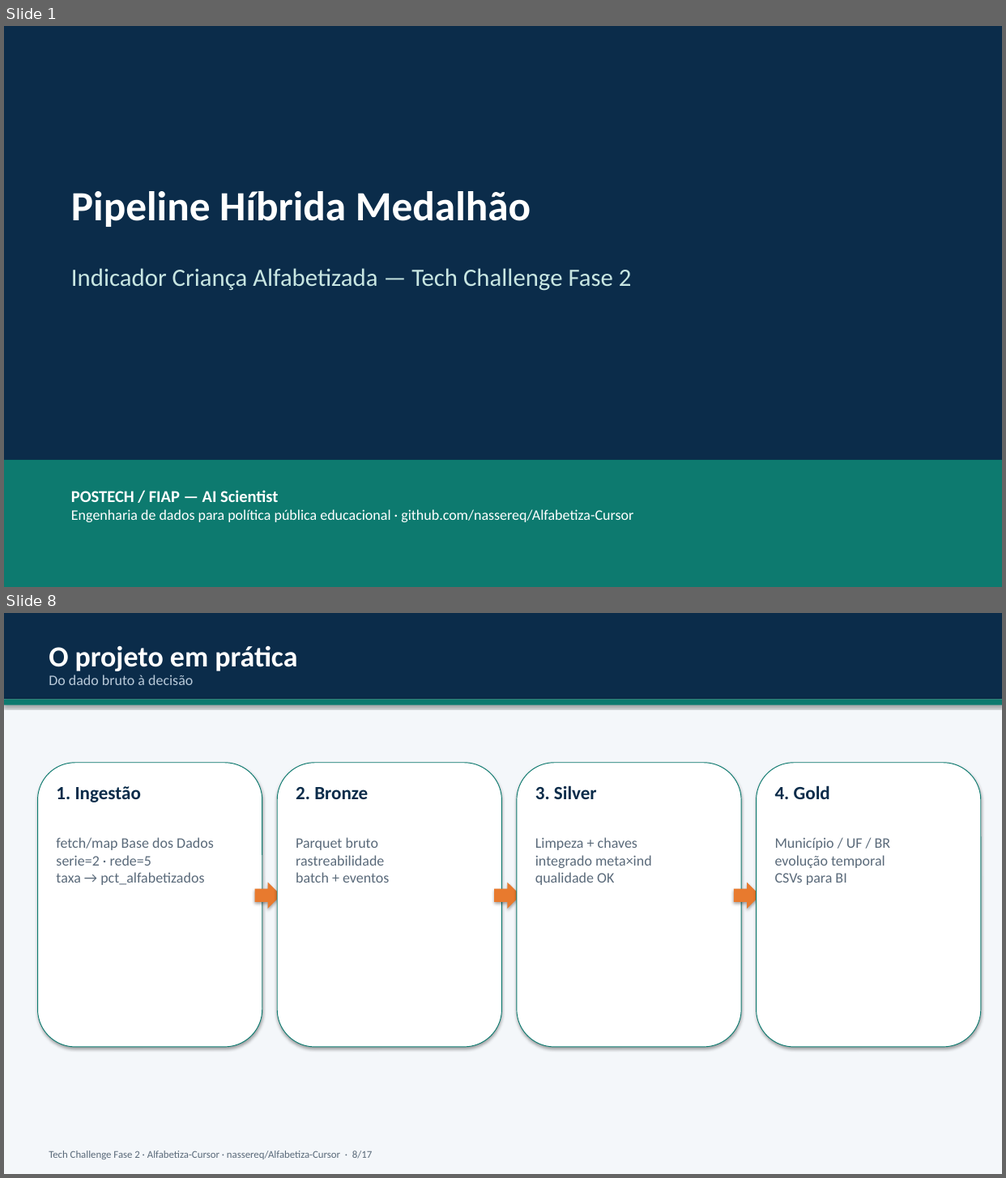
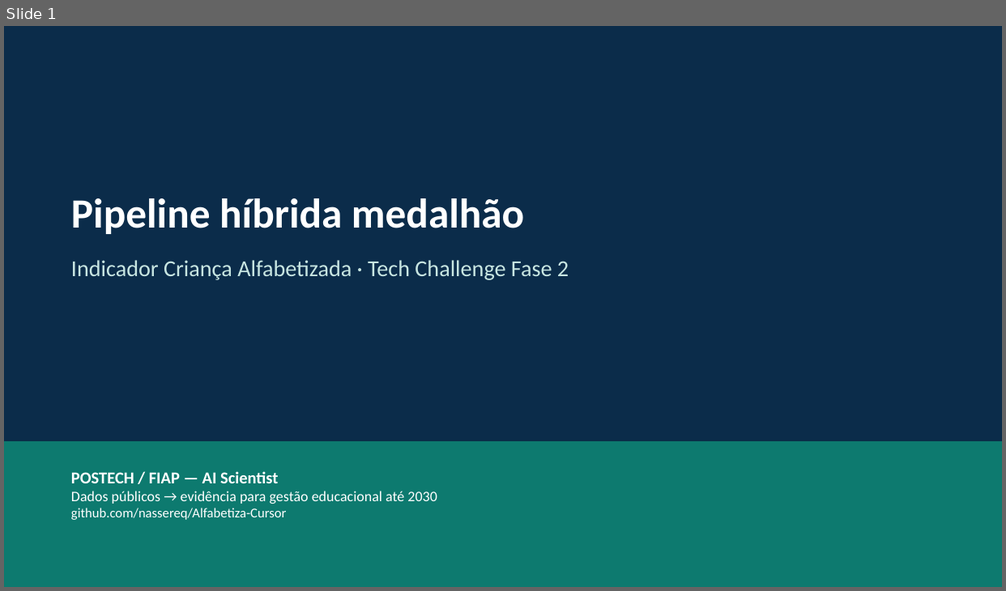
Before and after one commit to nassereq/Alfabetiza-Cursor, a slide deck: docs/Apresentacao_Tech_Challenge_Fase2_Alfabetiza.pptx. Shown one above the other, each under a label of ours: slides 1 and 8 before the commit, slide 1 after it; the slides between them are not shown. The pictures are 1006x1178 and 1006x591 pixels, drawn with LibreOffice and Linux fonts; fonts in the diff are those of the drawing. Boxes give left, top, right and bottom in pixels: in the first picture for what was removed or moved away, otherwise in the second. Text is boxed around its words. In the diff, an @@ line names an element or a change of style, - is before the commit and + after.

```diff
--- a/docs/Apresentacao_Tech_Challenge_Fase2_Alfabetiza.pptx
+++ b/docs/Apresentacao_Tech_Challenge_Fase2_Alfabetiza.pptx
@@ slide 8 removed at (x1=4, y1=613, x2=1002, y2=1174), background #FFFFFF @@
@@ rectangle removed at (x1=4, y1=613, x2=1002, y2=1174) @@
@@ rectangle removed at (x1=4, y1=613, x2=1002, y2=699) @@
@@ text removed at (x1=49, y1=645, x2=297, y2=671) @@
-O projeto em prática
@@ text removed at (x1=49, y1=675, x2=193, y2=685) @@
-Do dado bruto à decisão
@@ rectangle removed at (x1=4, y1=699, x2=1002, y2=705) @@
@@ rounded rectangle removed at (x1=38, y1=763, x2=262, y2=1047) @@
@@ rounded rectangle removed at (x1=277, y1=763, x2=502, y2=1047) @@
@@ rounded rectangle removed at (x1=517, y1=763, x2=741, y2=1047) @@
@@ rounded rectangle removed at (x1=756, y1=763, x2=981, y2=1047) @@
@@ text removed at (x1=56, y1=786, x2=141, y2=803) @@
-1. Ingestão
@@ text removed at (x1=296, y1=787, x2=368, y2=799) @@
-2. Bronze
@@ text removed at (x1=535, y1=786, x2=597, y2=799) @@
-3. Silver
@@ text removed at (x1=775, y1=786, x2=830, y2=799) @@
-4. Gold
@@ text removed at (x1=56, y1=837, x2=214, y2=885) @@
-fetch/map Base dos Dados
-serie=2 · rede=5
-taxa → pct_alfabetizados
@@ text removed at (x1=296, y1=837, x2=389, y2=883) @@
-Parquet bruto
-rastreabilidade
-batch + eventos
@@ text removed at (x1=535, y1=837, x2=652, y2=885) @@
-Limpeza + chaves
-integrado meta×ind
-qualidade OK
@@ text removed at (x1=775, y1=837, x2=891, y2=885) @@
-Município / UF / BR
-evolução temporal
-CSVs para BI
@@ right arrow removed at (x1=255, y1=883, x2=281, y2=909) @@
@@ right arrow removed at (x1=494, y1=883, x2=521, y2=909) @@
@@ right arrow removed at (x1=734, y1=883, x2=760, y2=909) @@
@@ text removed at (x1=49, y1=1151, x2=372, y2=1160) @@
-Tech Challenge Fase 2 · Alfabetiza-Cursor · nassereq/Alfabetiza-Cursor · 8/17
@@ slide 1 changed as well @@
@@ text at (x1=71, y1=199, x2=524, y2=234): text changed @@
-Pipeline Híbrida Medalhão
+Pipeline híbrida medalhão
@@ text at (x1=71, y1=260, x2=569, y2=280): text changed; size 24 to 22 pt @@
-Indicador Criança Alfabetizada — Tech Challenge Fase 2
+Indicador Criança Alfabetizada · Tech Challenge Fase 2
@@ rectangle resized from (x1=4, y1=460, x2=1002, y2=587) to (x1=4, y1=442, x2=1002, y2=587) @@
@@ text "POSTECH / FIAP — AI ..." moved from (x1=71, y1=490, x2=633, y2=523) to (x1=71, y1=472, x2=437, y2=520) @@
@@ text at (x1=71, y1=491, x2=437, y2=520): text changed @@
-Engenharia de dados para política pública educacional · github.com/nassereq/Alfabetiza-Cursor
+Dados públicos → evidência para gestão educacional até 2030
+github.com/nassereq/Alfabetiza-Cursor
```
Also in this commit, not shown: 5 other slides changed, 6 slides added, 10 other slides removed, 23 other files.
